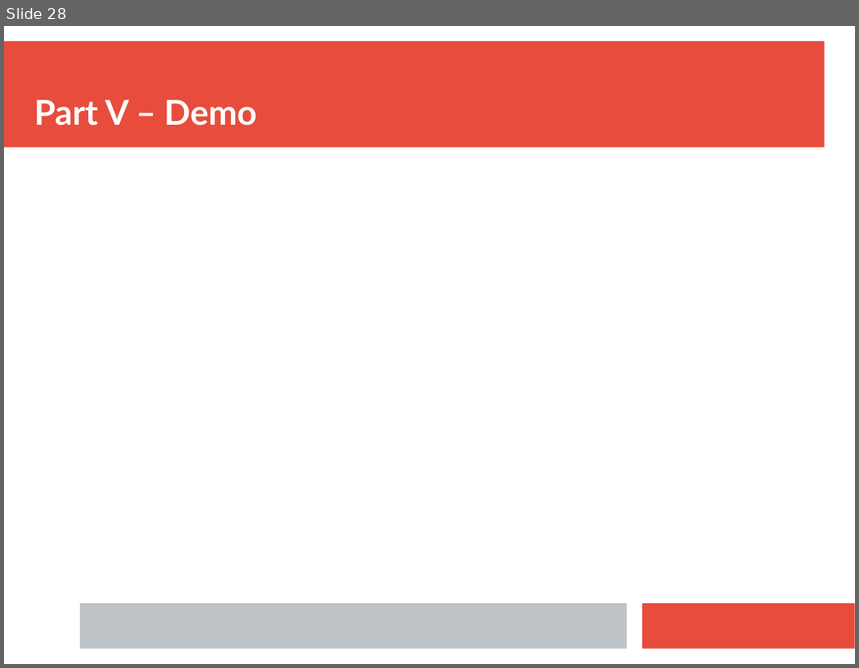
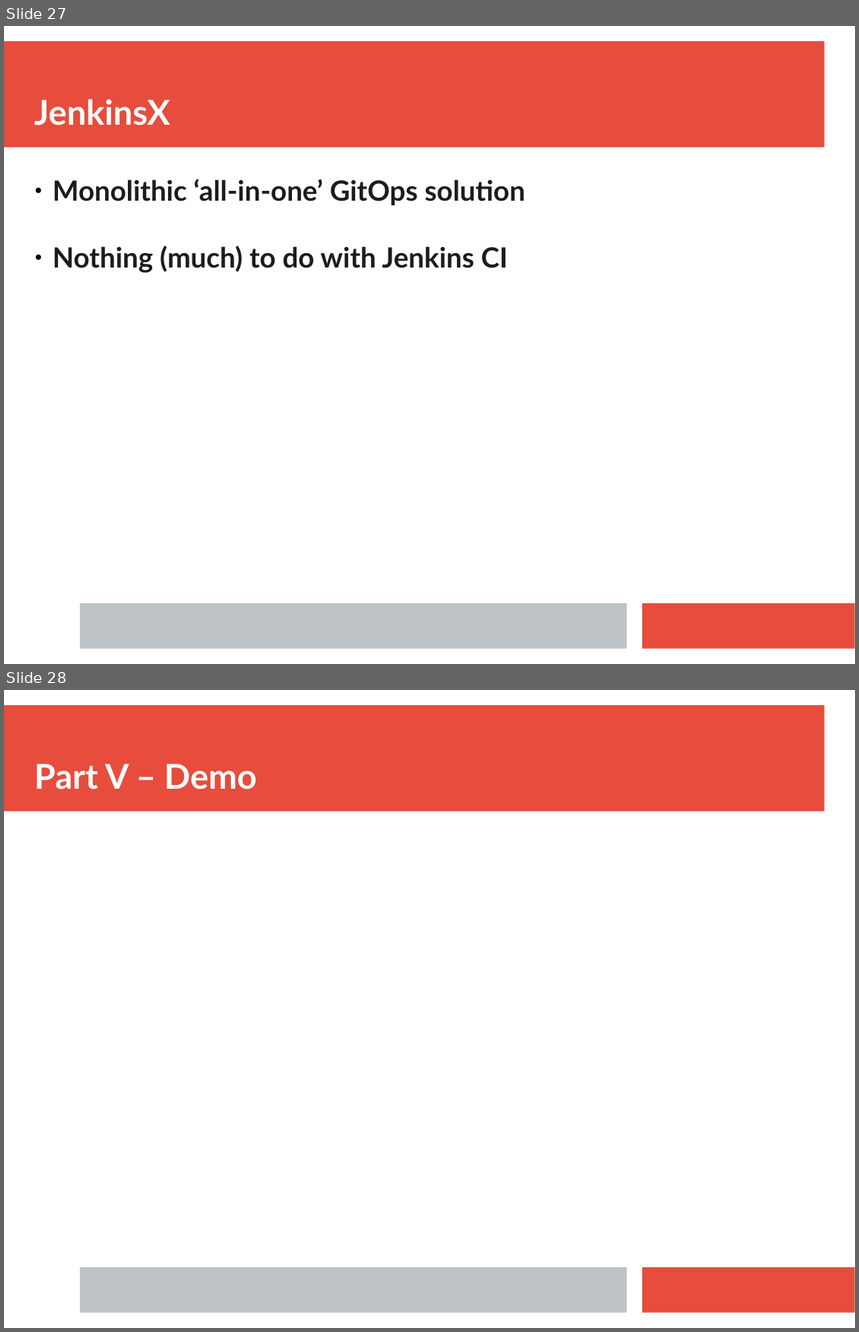
Before and after one commit to ianmiell/gitops-first-steps, a slide deck: slides/gitops_first_steps.pptx. Shown one above the other, each under a label of ours: slide 28 before the commit, slides 27 and 28 after it. The pictures are 859x668 and 859x1332 pixels, drawn with LibreOffice and Linux fonts; fonts in the diff are those of the drawing. Boxes give left, top, right and bottom in pixels: in the first picture for what was removed or moved away, otherwise in the second. Text is boxed around its words. In the diff, an @@ line names an element or a change of style, - is before the commit and + after.

```diff
--- a/slides/gitops_first_steps.pptx
+++ b/slides/gitops_first_steps.pptx
@@ slide 27 added at (x1=4, y1=26, x2=855, y2=664), background #FFFFFF; not listed: 3 template elements that a slide beside it also shows @@
@@ text added at (x1=34, y1=99, x2=170, y2=126), 32 pt, text #FFFFFF, bold @@
+JenkinsX
@@ text added at (x1=53, y1=179, x2=525, y2=273), 26 pt, text #1C1C1C, bold @@
+● Monolithic ‘all-in-one’ GitOps solution
+● Nothing (much) to do with Jenkins CI
```
Also in this commit, not shown: 2 slides changed, 6 other slides added, 2 slides removed.
